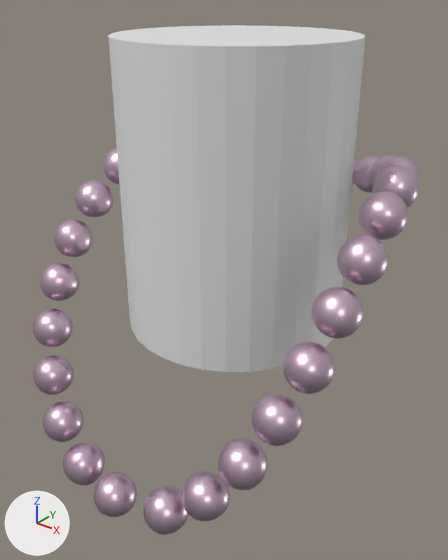
One commit to the glTF model public/models/necklace.glb: the scene before it, then after it.
Both versions are drawn from a camera (50 mm lens) standing at (2.33, -3.03, 1.2) and looking at (-0.01, -0.1, -0.62). Every picture has the same lights, and +X, +Y and +Z are marked at lower left. The picture after the commit comes second. Where no turn or scale is listed for an object, it has been applied to the vertices.

Names of what the first picture shows: 'lace', 'neck_helper'.
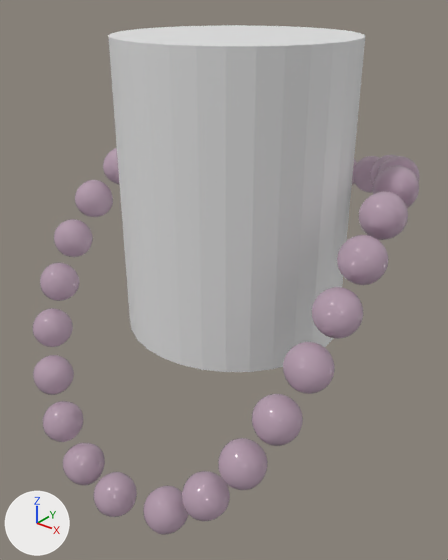
Commit message: 更新項鍊模型

Where the change shows, as pixel boxes [x1, y1, x2, y2] in the pictures (448 x 560 px):
'lace', surface changed
    both: [33, 150, 419, 535]

The change in detail:
In material 'Colorable_Gem' (mat_colorable_gem), metallic goes from 1.0 to 0.0.
In material 'Colorable_Gem' (mat_colorable_gem), roughness goes from 0.35 to 0.1.
In material 'Colorable_Gem' (mat_colorable_gem), transmission_weight is now set to 0.5.
